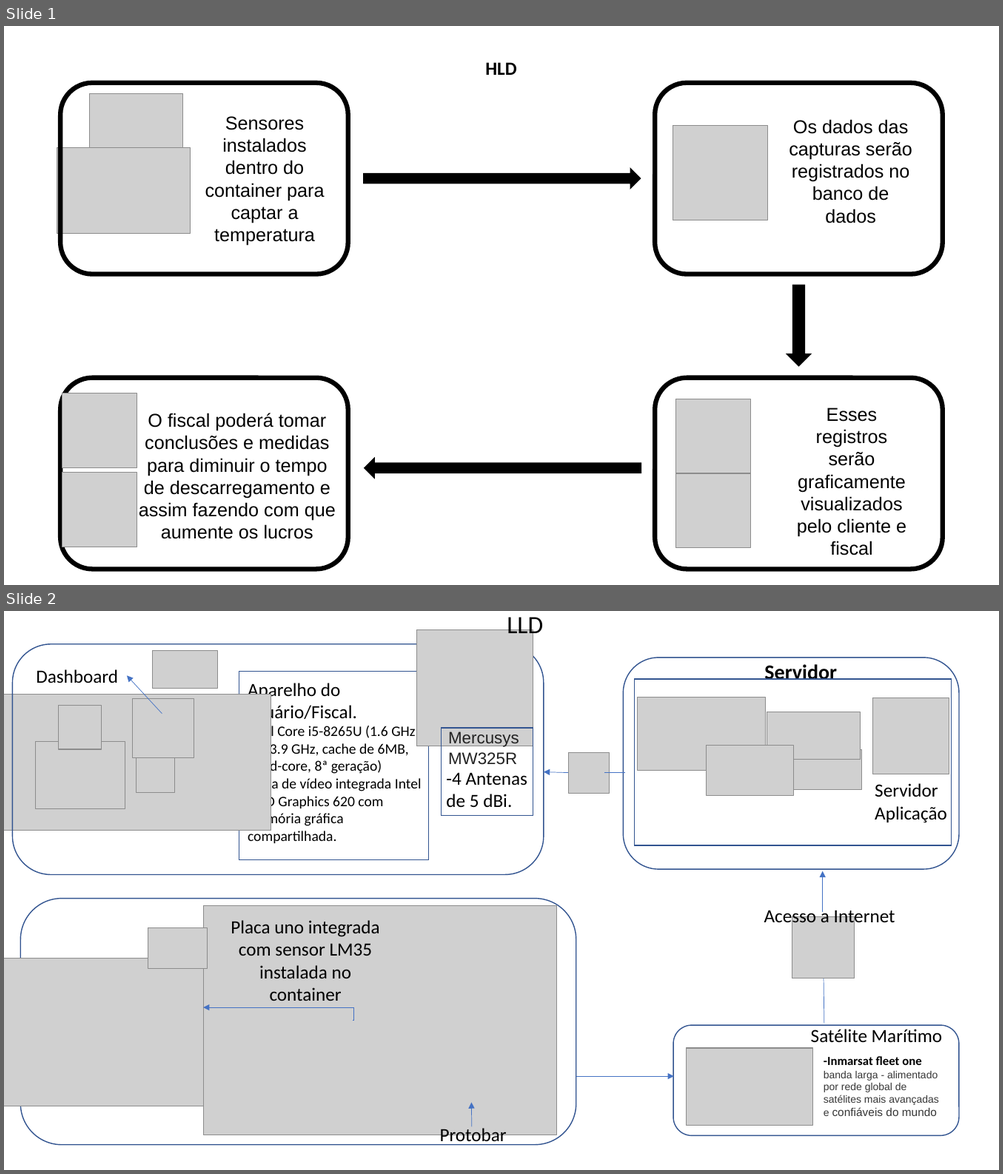
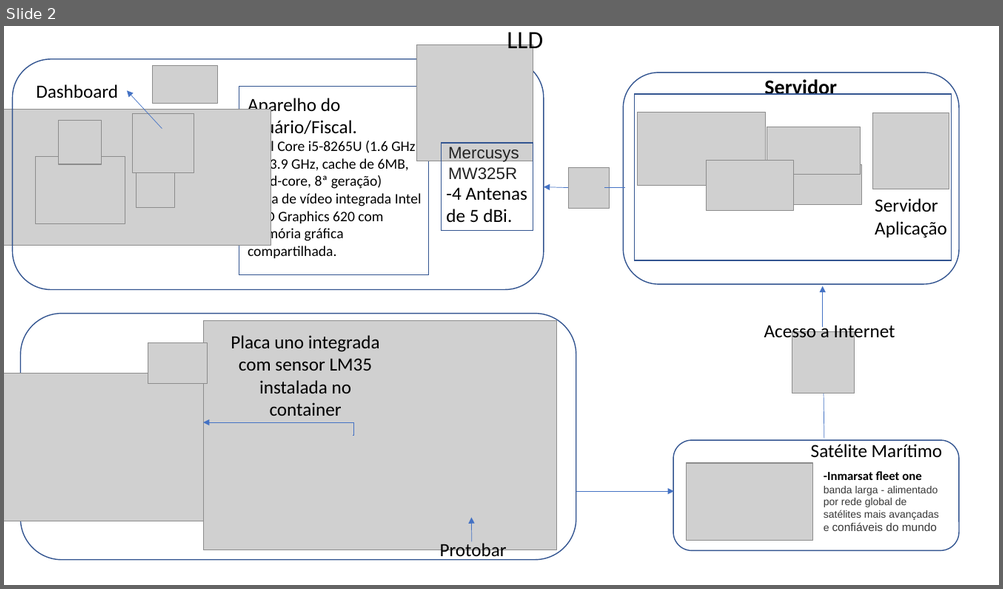
Before and after one commit to rafael-rochaalmeida/Harbor-Solutions, a slide deck: Documentação/HLD -LLD (1).pptx. Shown one above the other, each under a label of ours: slides 1 and 2 before the commit, slide 2 after it. The pictures are 1003x1174 and 1003x589 pixels, drawn with LibreOffice and Linux fonts; fonts in the diff are those of the drawing; grey boxes stand for pictures. Boxes give left, top, right and bottom in pixels: in the first picture for what was removed or moved away, otherwise in the second. Text is boxed around its words. In the diff, an @@ line names an element or a change of style, - is before the commit and + after.

```diff
--- a/Documentação/HLD -LLD (1).pptx
+++ b/Documentação/HLD -LLD (1).pptx
@@ slide 1 removed at (4,26,999,585), background #FFFFFF @@
@@ text removed at (485,62,516,75) @@
-HLD
@@ rounded rectangle removed at (654,83,942,275) @@
@@ group removed at (57,83,349,275): 2 pictures, 1 rounded rectangle, 1 text @@
-Sensores instalados dentro do container para captar a temperatura
@@ picture removed at (672,125,767,220) @@
@@ text removed at (788,119,912,224) @@
-Os dados das capturas serão registrados no banco de dados
@@ right arrow removed at (364,169,640,188) @@
@@ right arrow removed at (787,286,811,366) @@
@@ group removed at (654,378,942,570): 2 pictures, 1 rounded rectangle, 1 text @@
-Esses registros serão graficamente visualizados pelo cliente e fiscal
@@ right arrow removed at (364,459,641,478) @@
@@ group removed at (61,378,349,570): 2 pictures, 1 rounded rectangle, 1 text @@
-O fiscal poderá tomar conclusões e medidas para diminuir o tempo de descarregamento e assim fazendo com que aumente os lucros
```
Also in this commit, not shown: 1 slide added, 1 other file.
